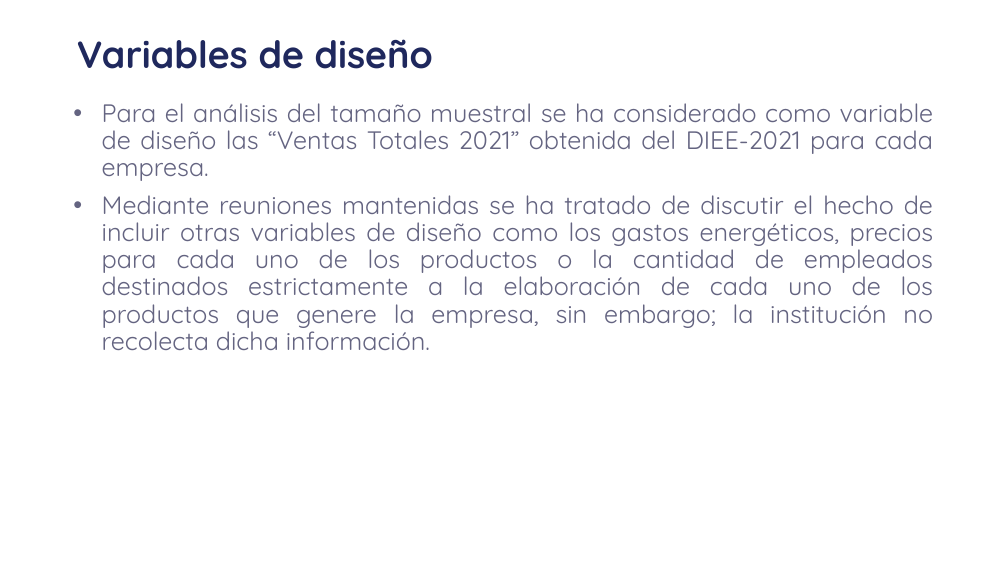
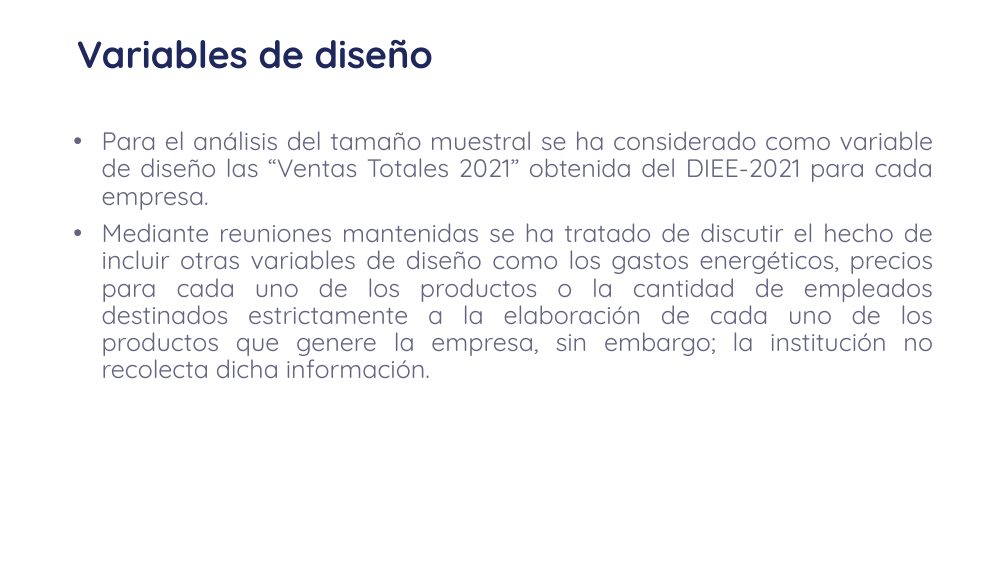
Before and after one commit to ohmar2023/IPP-2023, a slide deck: slide 10 of PRODUCTOS/INFORMES/Plantilla_PPT_INEC_2022.pptx. Drawn at 1008x567 pixels with LibreOffice and Linux fonts; fonts in the diff are those of the drawing; background and template pictures are left out. Boxes give left, top, right and bottom in pixels: in the first picture for what was removed or moved away, otherwise in the second. Text is boxed around its words. In the diff, an @@ line names an element or a change of style, - is before the commit and + after.

```diff
--- a/PRODUCTOS/INFORMES/Plantilla_PPT_INEC_2022.pptx
+++ b/PRODUCTOS/INFORMES/Plantilla_PPT_INEC_2022.pptx
@@ text "Para el análisis del tamaño ...": place and size @@
-text "Para el análisis del tamaño ..." at bbox=[102, 103, 933, 350]
+text "Para el análisis del tamaño ..." at bbox=[102, 131, 933, 378]
```
Also in this commit, not shown: 1 other slide changed, 4 other files.
